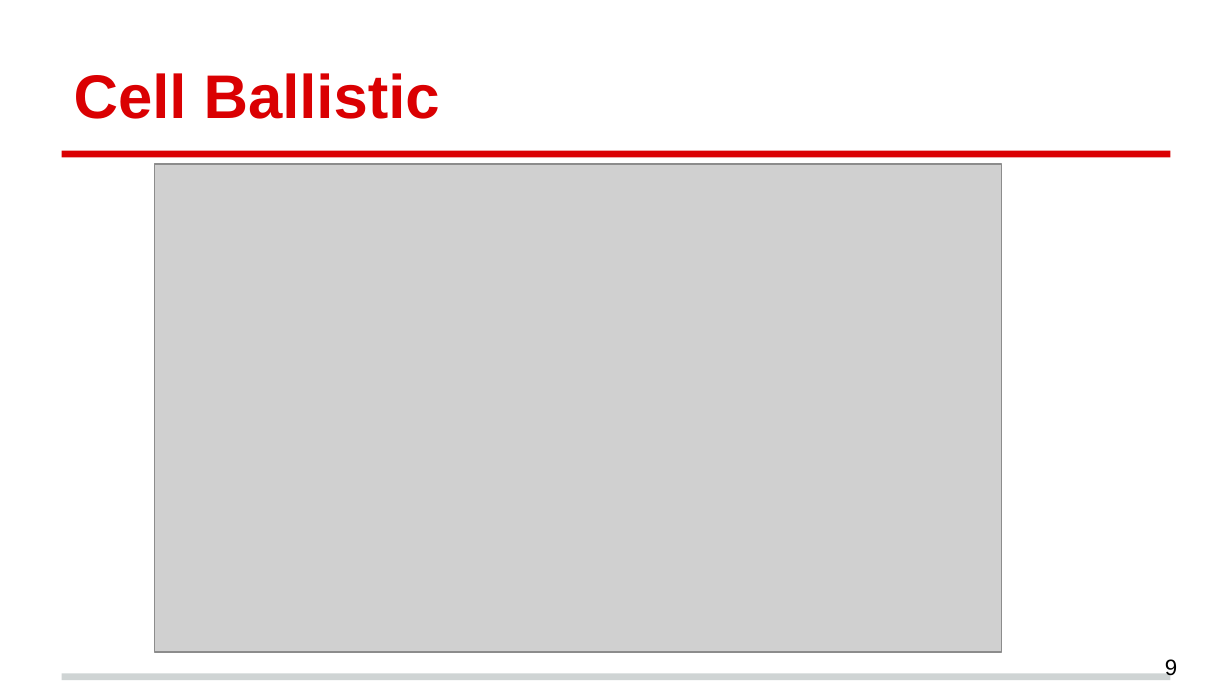
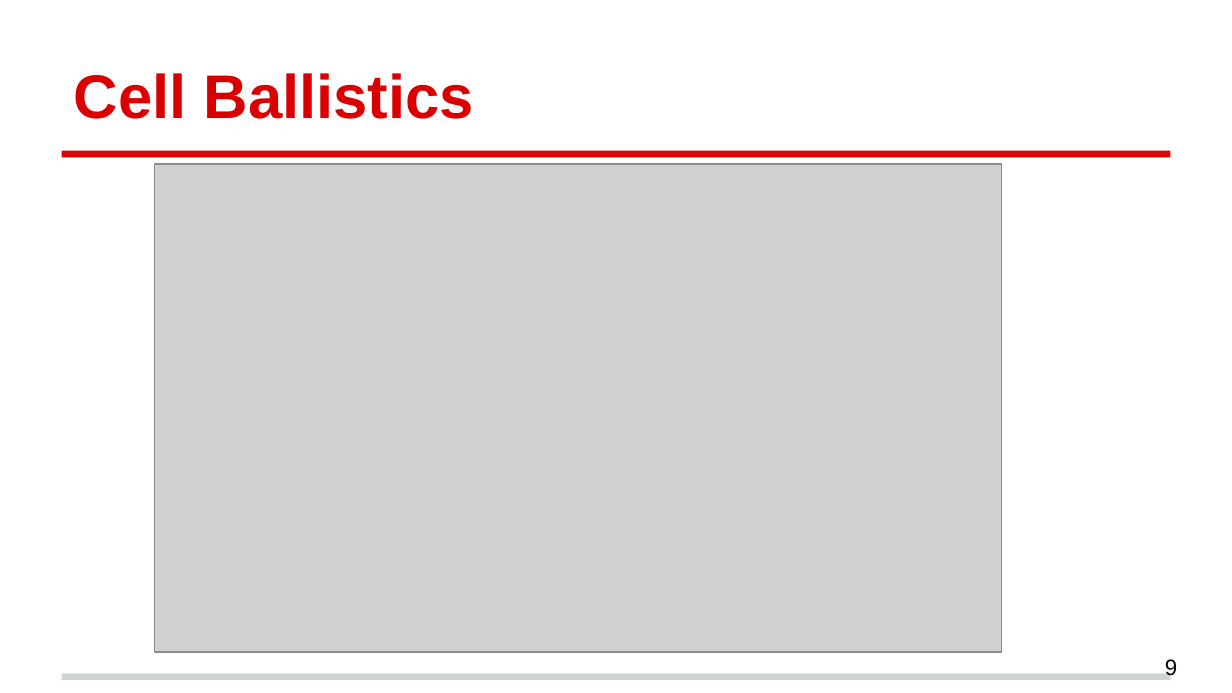
Before and after one commit to RyanCarey/abm-platform, a slide deck: slide 9 of media/Cell Behaviour Modeling Platform Presentation.pptx. Drawn at 1232x693 pixels with LibreOffice and Linux fonts; fonts in the diff are those of the drawing; grey boxes stand for pictures. Boxes give left, top, right and bottom in pixels: in the first picture for what was removed or moved away, otherwise in the second. Text is boxed around its words. In the diff, an @@ line names an element or a change of style, - is before the commit and + after.

```diff
--- a/media/Cell Behaviour Modeling Platform Presentation.pptx
+++ b/media/Cell Behaviour Modeling Platform Presentation.pptx
@@ text at (74, 73, 474, 119): text changed @@
-Cell Ballistic
+Cell Ballistics
```
Also in this commit, not shown: 3 other slides changed.
